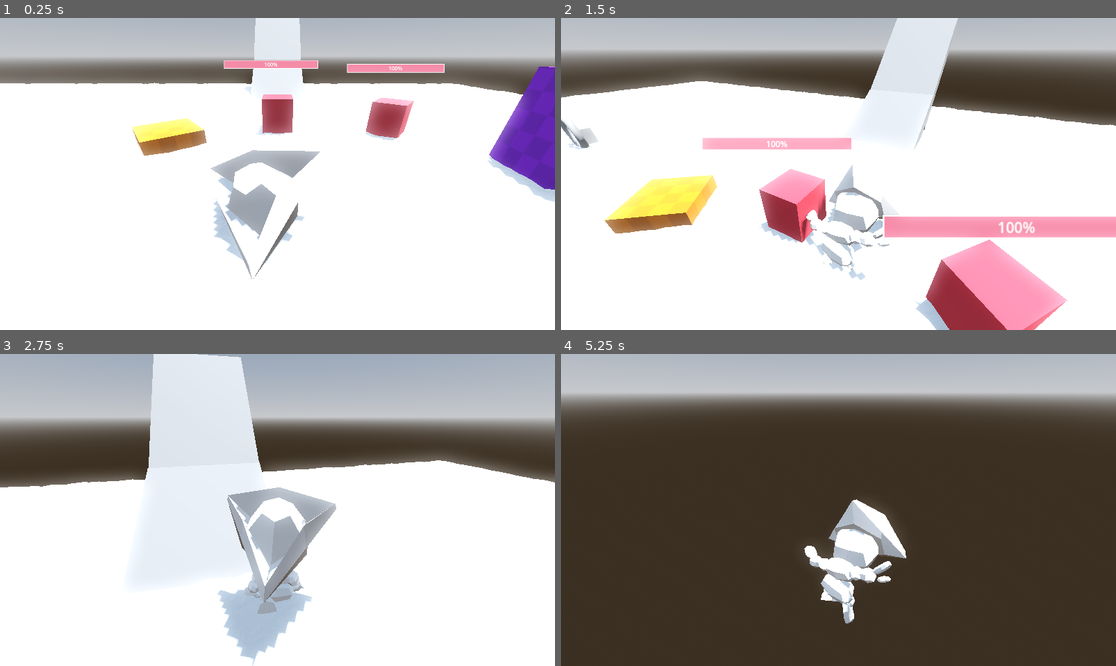
Above: before the commit, frames 1-4 (two rows, left to right).
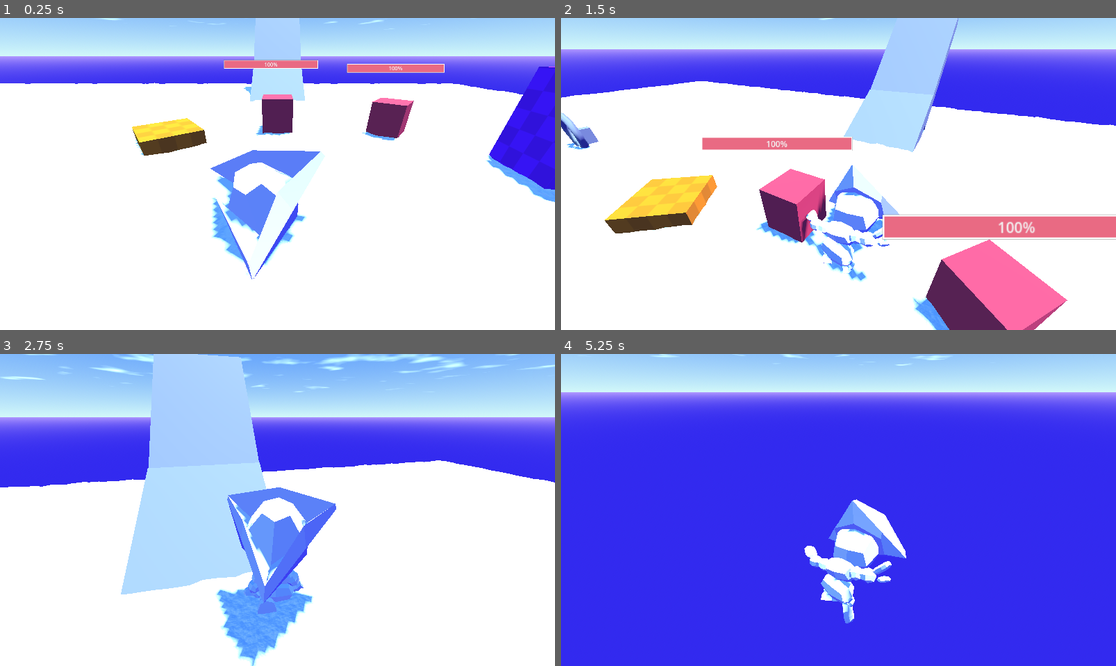
Above: after the commit, the same moments.

Repository: d4nmos/PirateGame
Game: Godot game, scene res://scenes/test.tscn
The game is run twice, just before and just after one commit, with the same random seed, the same clock (stepped at 60 frames per second) and the same inputs.
Inputs (mouse positions are in pixels of both pictures, inside the frame that each line leads up to):
- Up to frame 1 (0.25 s): no input
- Up to frame 2 (1.5 s): move the mouse to (866, 174) at 0.52 s; hold W (forward) from 0.53 s (still down); tap E (interact) at 0.6 s; click (866, 174) at 0.67 s; tap Space (jump) at 0.77 s; move the mouse to (810, 174) at 1.27 s; tap Mouse wheel up (next_interact_object) at 1.35 s
- Up to frame 3 (2.75 s): keep holding W (forward); tap Space (jump) at 1.52 s; move the mouse to (288, 503) at 2.02 s; tap Mouse wheel down (prev_interact_object) at 2.1 s
- Up to frame 4 (5.25 s): keep holding W (forward); move the mouse to (832, 516) at 2.77 s; tap E (interact) at 2.85, 5.1 s; click (832, 516) at 2.92 s; tap Space (jump) at 3.02, 3.77, 4.52 s; move the mouse to (877, 513) at 3.52 s; tap Mouse wheel up (next_interact_object) at 3.6 s; move the mouse to (794, 506) at 4.27 s; tap Mouse wheel down (prev_interact_object) at 4.35 s; move the mouse to (844, 510) at 5.02 s; click (844, 510) at 5.17 s

The runs differ from the first frame. In frame 1, 30% of the frame differs, in the area x 0-100%, y 0-84%; in frame 2, 44%; in frame 3, 51%; in frame 4, 98%, in the area x 0-100%, y 0-100%.

Commit message:
Update test.tscn

Diff:
--- a/scenes/test.tscn
+++ b/scenes/test.tscn
@@ -21,6 +21,154 @@
 [ext_resource type="PackedScene" uid="uid://c3khr7h6xdici" path="res://inventory/items/pick_up/pick_up.tscn" id="19_yyvib"]
 [ext_resource type="PackedScene" uid="uid://cfmfkfnliqj4x" path="res://scenes/WaterPlane.tscn" id="20_stywi"]
 
+[sub_resource type="Shader" id="Shader_g2jhm"]
+code = "
+// NOTE: Shader automatically converted from Godot Engine 4.1.3.stable's ProceduralSkyMaterial.
+
+shader_type sky;
+render_mode use_debanding;
+
+uniform vec4 sky_top_color : source_color = vec4(0.385, 0.454, 0.55, 1.0);
+uniform vec4 sky_horizon_color : source_color = vec4(0.646, 0.656, 0.67, 1.0);
+uniform float sky_curve : hint_range(0, 1) = 0.15;
+uniform float sky_energy = 1.0; // In Lux.
+uniform sampler2D sky_cover : filter_linear, source_color, hint_default_black;
+uniform vec4 sky_cover_modulate : source_color = vec4(1.0, 1.0, 1.0, 1.0);
+uniform vec4 ground_bottom_color : source_color = vec4(0.2, 0.169, 0.133, 1.0);
+uniform vec4 ground_horizon_color : source_color = vec4(0.646, 0.656, 0.67, 1.0);
+uniform float ground_curve : hint_range(0, 1) = 0.02;
+uniform float ground_energy = 1.0;
+uniform float sun_angle_max = 30.0;
+uniform float sun_curve : hint_range(0, 1) = 0.15;
+
+///
+uniform sampler2D source_panorama : filter_nearest, source_color, hint_default_black;
+uniform sampler2D cloud_texture;
+uniform sampler2D cloud_texture2;
+uniform vec2 cloud_direction;
+uniform vec2 cloud_direction2;
+uniform vec2 cloud_scale;
+uniform float cloud_distance;
+uniform float cloud_speed;
+uniform float cloud_speed2;
+
+void sky() {
+	float v_angle = acos(clamp(EYEDIR.y, -1.0, 1.0));
+	float c = (1.0 - v_angle / (PI * 0.5));
+	vec3 sky = mix(sky_horizon_color.rgb, sky_top_color.rgb, clamp(1.0 - pow(1.0 - c, 1.0 / sky_curve), 0.0, 1.0));
+	sky *= sky_energy;
+
+	if (LIGHT0_ENABLED) {
+		float sun_angle = acos(dot(LIGHT0_DIRECTION, EYEDIR));
+		if (sun_angle < LIGHT0_SIZE) {
+			sky = LIGHT0_COLOR * LIGHT0_ENERGY;
+		} else if (sun_angle < sun_angle_max) {
+			float c2 = (sun_angle - LIGHT0_SIZE) / (sun_angle_max - LIGHT0_SIZE);
+			sky = mix(LIGHT0_COLOR * LIGHT0_ENERGY, sky, clamp(1.0 - pow(1.0 - c2, 1.0 / sun_curve), 0.0, 1.0));
+		}
+	}
+
+	if (LIGHT1_ENABLED) {
+		float sun_angle = acos(dot(LIGHT1_DIRECTION, EYEDIR));
+		if (sun_angle < LIGHT1_SIZE) {
+			sky = LIGHT1_COLOR * LIGHT1_ENERGY;
+		} else if (sun_angle < sun_angle_max) {
+			float c2 = (sun_angle - LIGHT1_SIZE) / (sun_angle_max - LIGHT1_SIZE);
+			sky = mix(LIGHT1_COLOR * LIGHT1_ENERGY, sky, clamp(1.0 - pow(1.0 - c2, 1.0 / sun_curve), 0.0, 1.0));
+		}
+	}
+
+	if (LIGHT2_ENABLED) {
+		float sun_angle = acos(dot(LIGHT2_DIRECTION, EYEDIR));
+		if (sun_angle < LIGHT2_SIZE) {
+			sky = LIGHT2_COLOR * LIGHT2_ENERGY;
+		} else if (sun_angle < sun_angle_max) {
+			float c2 = (sun_angle - LIGHT2_SIZE) / (sun_angle_max - LIGHT2_SIZE);
+			sky = mix(LIGHT2_COLOR * LIGHT2_ENERGY, sky, clamp(1.0 - pow(1.0 - c2, 1.0 / sun_curve), 0.0, 1.0));
+		}
+	}
+
+	if (LIGHT3_ENABLED) {
+		float sun_angle = acos(dot(LIGHT3_DIRECTION, EYEDIR));
+		if (sun_angle < LIGHT3_SIZE) {
+			sky = LIGHT3_COLOR * LIGHT3_ENERGY;
+		} else if (sun_angle < sun_angle_max) {
+			float c2 = (sun_angle - LIGHT3_SIZE) / (sun_angle_max - LIGHT3_SIZE);
+			sky = mix(LIGHT3_COLOR * LIGHT3_ENERGY, sky, clamp(1.0 - pow(1.0 - c2, 1.0 / sun_curve), 0.0, 1.0));
+		}
+	}
+
+	vec4 sky_cover_texture = texture(sky_cover, SKY_COORDS);
+	sky += (sky_cover_texture.rgb * sky_cover_modulate.rgb) * sky_cover_texture.a * sky_cover_modulate.a * sky_energy;
+
+	c = (v_angle - (PI * 0.5)) / (PI * 0.5);
+	vec3 ground = mix(ground_horizon_color.rgb, ground_bottom_color.rgb, clamp(1.0 - pow(1.0 - c, 1.0 / ground_curve), 0.0, 1.0));
+	ground *= ground_energy;
+
+	////
+	vec2 sky_uv = EYEDIR.xz / EYEDIR.y;
+	vec3 clouds = texture(cloud_texture, sky_uv * cloud_scale + TIME * cloud_direction * cloud_speed).rgb - texture(cloud_texture2, sky_uv * cloud_scale + TIME * cloud_direction2 * cloud_speed2).rgb;
+	clouds = clouds - smoothstep(0.0, EYEDIR.y, cloud_distance);
+	clouds = clamp(clouds, 0.0, 1.0);
+	sky += clouds;
+
+	COLOR = mix(ground, sky, step(0.0, EYEDIR.y));
+}
+"
+
+[sub_resource type="Gradient" id="Gradient_p5xai"]
+
+[sub_resource type="FastNoiseLite" id="FastNoiseLite_2rnjj"]
+noise_type = 3
+
+[sub_resource type="NoiseTexture2D" id="NoiseTexture2D_52gtp"]
+width = 1024
+height = 1024
+seamless = true
+color_ramp = SubResource("Gradient_p5xai")
+noise = SubResource("FastNoiseLite_2rnjj")
+
+[sub_resource type="Gradient" id="Gradient_ge13x"]
+
+[sub_resource type="FastNoiseLite" id="FastNoiseLite_3ipjs"]
+noise_type = 0
+
+[sub_resource type="NoiseTexture2D" id="NoiseTexture2D_n7v31"]
+width = 1024
+height = 1024
+seamless = true
+color_ramp = SubResource("Gradient_ge13x")
+noise = SubResource("FastNoiseLite_3ipjs")
+
+[sub_resource type="ShaderMaterial" id="ShaderMaterial_5dbd5"]
+shader = SubResource("Shader_g2jhm")
+shader_parameter/sky_top_color = Color(0.180392, 0.47451, 0.988235, 1)
+shader_parameter/sky_horizon_color = Color(0.823529, 0.972549, 0.976471, 1)
+shader_parameter/sky_curve = 0.15
+shader_parameter/sky_energy = 1.0
+shader_parameter/sky_cover_modulate = Color(0.996078, 1, 1, 1)
+shader_parameter/ground_bottom_color = Color(0.2, 0.168627, 0.937255, 1)
+shader_parameter/ground_horizon_color = Color(0.701961, 0.603922, 1, 1)
+shader_parameter/ground_curve = 0.02
+shader_parameter/ground_energy = 1.0
+shader_parameter/sun_angle_max = 0.523599
+shader_parameter/sun_curve = 0.15
+shader_parameter/cloud_direction = Vector2(-1, 1)
+shader_parameter/cloud_direction2 = Vector2(1, -1)
+shader_parameter/cloud_scale = Vector2(0.07, 0.07)
+shader_parameter/cloud_distance = 0.035
+shader_parameter/cloud_speed = 0.01
+shader_parameter/cloud_speed2 = 0.01
+shader_parameter/cloud_texture = SubResource("NoiseTexture2D_52gtp")
+shader_parameter/cloud_texture2 = SubResource("NoiseTexture2D_n7v31")
+
+[sub_resource type="Sky" id="Sky_hlr81"]
+sky_material = SubResource("ShaderMaterial_5dbd5")
+
+[sub_resource type="Environment" id="Environment_53k2m"]
+background_mode = 2
+sky = SubResource("Sky_hlr81")
+
 [sub_resource type="StandardMaterial3D" id="StandardMaterial3D_d3g07"]
 albedo_texture = ExtResource("1_aaccn")
 
@@ -35,23 +183,6 @@
 [sub_resource type="StandardMaterial3D" id="StandardMaterial3D_s4d52"]
 albedo_texture = ExtResource("4_6iaca")
 uv1_triplanar = true
-
-[sub_resource type="ProceduralSkyMaterial" id="ProceduralSkyMaterial_txvjt"]
-sky_horizon_color = Color(0.64625, 0.65575, 0.67075, 1)
-ground_horizon_color = Color(0.64625, 0.65575, 0.67075, 1)
-
-[sub_resource type="Sky" id="Sky_oeqbv"]
-sky_material = SubResource("ProceduralSkyMaterial_txvjt")
-
-[sub_resource type="Environment" id="Environment_hyx3i"]
-background_mode = 2
-sky = SubResource("Sky_oeqbv")
-tonemap_mode = 2
-sdfgi_enabled = true
-glow_enabled = true
-fog_enabled = true
-fog_light_color = Color(0.635294, 0.709804, 0.745098, 1)
-fog_density = 0.005
 
 [sub_resource type="Resource" id="Resource_61o43"]
 script = ExtResource("17_akhrw")
@@ -84,6 +215,9 @@
 [node name="world" type="Node3D"]
 script = ExtResource("1_hrbei")
 
+[node name="WorldEnvironment" type="WorldEnvironment" parent="."]
+environment = SubResource("Environment_53k2m")
+
 [node name="map" type="Node3D" parent="."]
 
 [node name="CSGBox3D2" type="CSGBox3D" parent="map"]
@@ -133,9 +267,6 @@
 
 [node name="WaterPlane" parent="." instance=ExtResource("20_stywi")]
 transform = Transform3D(45.4256, 0, 0, 0, 1.79598, 0, 0, 0, 38.2726, 0.0899283, 0.604974, 0.00108624)
-
-[node name="WorldEnvironment" type="WorldEnvironment" parent="."]
-environment = SubResource("Environment_hyx3i")
 
 [node name="player" parent="." instance=ExtResource("5_te34d")]
 transform = Transform3D(0.726696, 0, 0, 0, 0.726696, 0, 0, 0, 0.726696, 0, 0, 0)
Not shown: 1 places in scenes/test.tscn that only renumber resources
